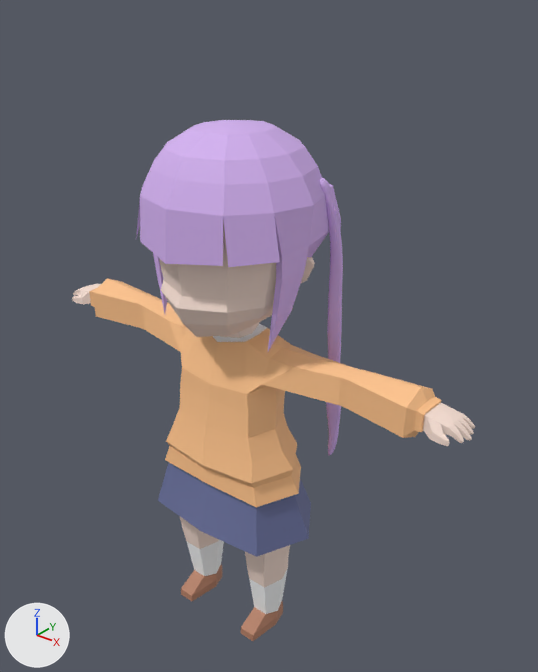
Two versions of the FBX model Assets/CutePlatformer/Models/Characters/PlayerMelon.fbx, one commit apart.
The view is the same before and after, from a 50 mm camera at (1.178, -1.311, 1.77) aimed at (0.042, 0.11, 0.889). The axes (+X, +Y, +Z) are drawn at lower left. The lights are the same throughout. Where no turn or scale is listed for an object, it has been applied to the vertices.

The older version as bpy lines, for what is in view:
```python
me_mesh = bpy.data.meshes.new('Mesh')
me_mesh.from_pydata(...)  # 648 vertices, 722 faces; spans x -0.671..0.671, y -0.214..0.26, z 0.0..1.465
# faces by material slot: [176, 372, 26, 28, 120]
me_mesh.materials.append(mat_jumper)  # beige #ffc48c
me_mesh.materials.append(mat_skin)  # white #f8e0d4
me_mesh.materials.append(mat_whitesocks)  # white #fdfeff
me_mesh.materials.append(mat_shoes)  # brown #b78167
me_mesh.materials.append(mat_hair)  # purple #d4b1f1
me_mesh_001 = bpy.data.meshes.new('Mesh.001')
me_mesh_001.from_pydata(...)  # 2516 vertices, 2512 faces; spans x -0.245..0.245, y 0.106..0.18, z 0.549..1.338
me_mesh_001.materials.append(mat_hair)  # purple #d4b1f1
me_mesh_003 = bpy.data.meshes.new('Mesh.003')
me_mesh_003.from_pydata(...)  # 288 vertices, 256 faces; spans x -0.261..0.261, y -0.145..0.155, z 0.366..0.527
me_mesh_003.materials.append(mat_skirt)  # blue #69709c
ob_melonbody = bpy.data.objects.new('MelonBody', me_mesh)
ob_melonbody.location = (0.0, 0.0, 0.0)
ob_melonhair0thick = bpy.data.objects.new('MelonHair0Thick', me_mesh_001)
ob_melonhair0thick.location = (0.0, 0.0, 0.0)
ob_melonskirt = bpy.data.objects.new('MelonSkirt', me_mesh_003)
ob_melonskirt.location = (0.0, 0.0, 0.0)
```
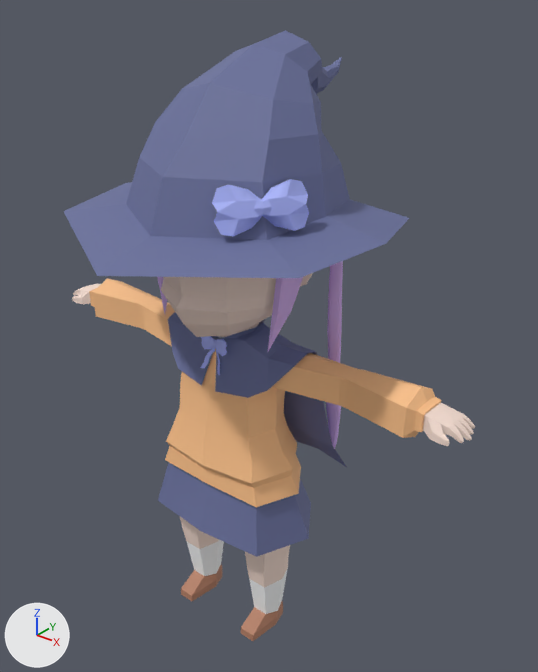
Where the newer file only moved an object's origin or applied its transform, the numbers keep the older frame.

What the commit changed:
Material 'Ribbon' (mat_ribbon) is new.
Its base color is (0.413, 0.474, 1.0) (blue #acb7ff).
Its roughness is 0.69.
Mesh me_mesh_001_1 is new.
It has 104 vertices, 104 faces and spans x -0.0443..0.0443, y -0.0825..-0.0522, z 0.8465..0.9428.
It uses material mat_ribbon (blue #acb7ff).
Mesh me_mesh_006 is new.
It has 90 vertices, 90 faces and spans x -0.416..0.416, y -0.608..0.274, z 1.179..1.634.
It uses material mat_skirt (blue #69709c).
Mesh me_mesh_1 is new.
It has 1116 vertices, 1040 faces and spans x -0.299..0.299, y -0.09..0.154, z 0.559..0.979.
It uses material mat_skirt (blue #69709c).
Mesh me_mesh_007 is new.
It has 63 vertices, 84 faces and spans x -0.083..0.063, y -0.077..0.094, z -0.058..0.055.
It uses material mat_ribbon (blue #acb7ff).
Object 'MelonCloak0_Ribbon' (ob_meloncloak0_ribbon) is new; it shows me_mesh_001_1.
Its location is (0.0, 0.0, 0.0).
Object 'MelonHat1' (ob_melonhat1) is new; it shows me_mesh_006.
Its location is (0.0, 0.202, 0.014).
Object 'MelonCloak0' (ob_meloncloak0) is new; it shows me_mesh_1.
Its location is (0.0, 0.0, 0.0).
Object 'MelonHat1Ribbon' (ob_melonhat1ribbon) is new; it shows me_mesh_007.
Its location is (0.204, -0.117, 1.325).

Location of each change, [x1, y1, x2, y2] in pixels of the pictures (538 x 672 px):
'MelonHat1', added (blue)
    after: [63, 30, 409, 278]
'MelonCloak0', added (blue)
    after: [168, 312, 347, 467]
'MelonHat1Ribbon', added (blue)
    after: [212, 179, 309, 237]
'MelonCloak0_Ribbon', added (blue)
    after: [200, 336, 227, 376]
